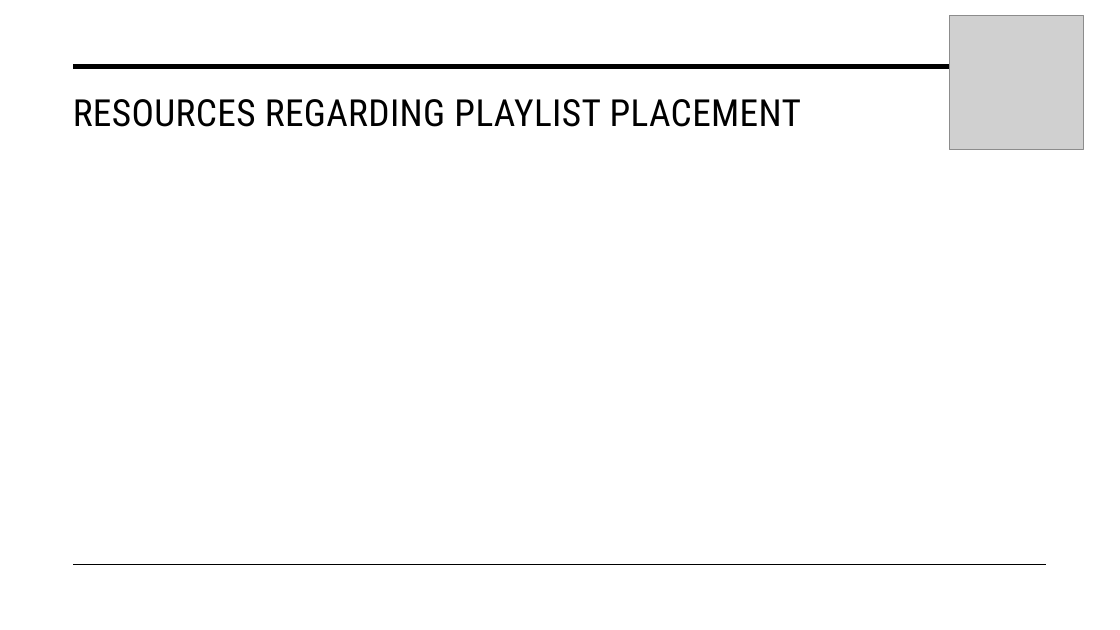
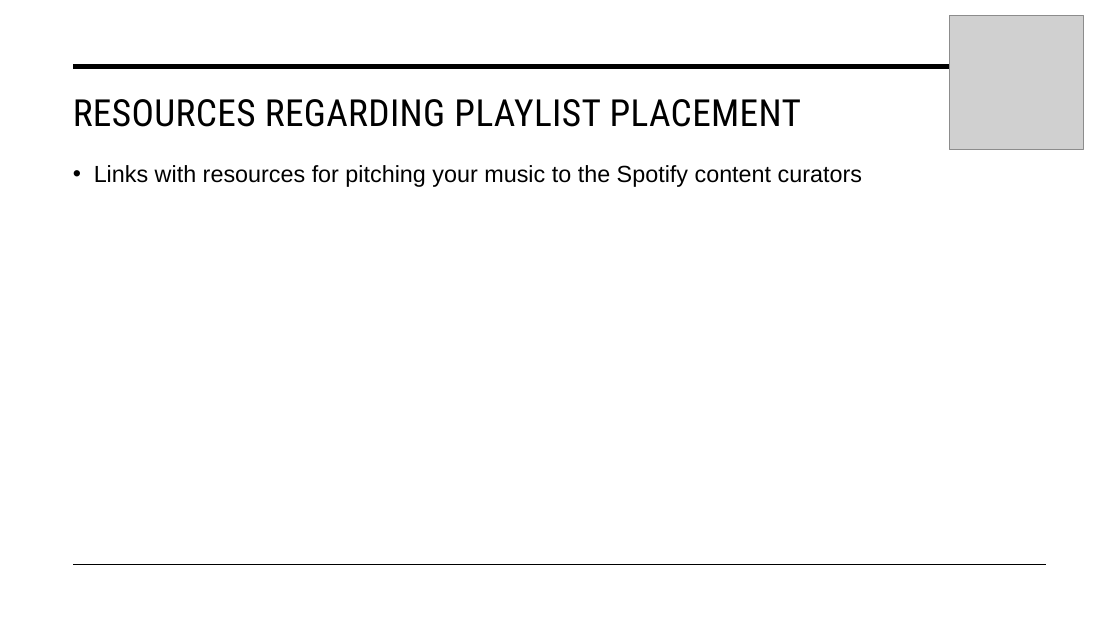
Before and after one commit to PatrickAtwater/Spotify_Playlist_Project, a slide deck: slide 15 of Presentation/Spotify Presentation.pptx. Drawn at 1120x630 pixels with LibreOffice and Linux fonts; fonts in the diff are those of the drawing; grey boxes stand for pictures. Boxes give left, top, right and bottom in pixels: in the first picture for what was removed or moved away, otherwise in the second. Text is boxed around its words. In the diff, an @@ line names an element or a change of style, - is before the commit and + after.

```diff
--- a/Presentation/Spotify Presentation.pptx
+++ b/Presentation/Spotify Presentation.pptx
@@ text added at (94, 165, 862, 187), 20 pt, text #000000 @@
+• Links with resources for pitching your music to the Spotify content curators
```
Also in this commit, not shown: 1 other slide changed, 15 other files.
